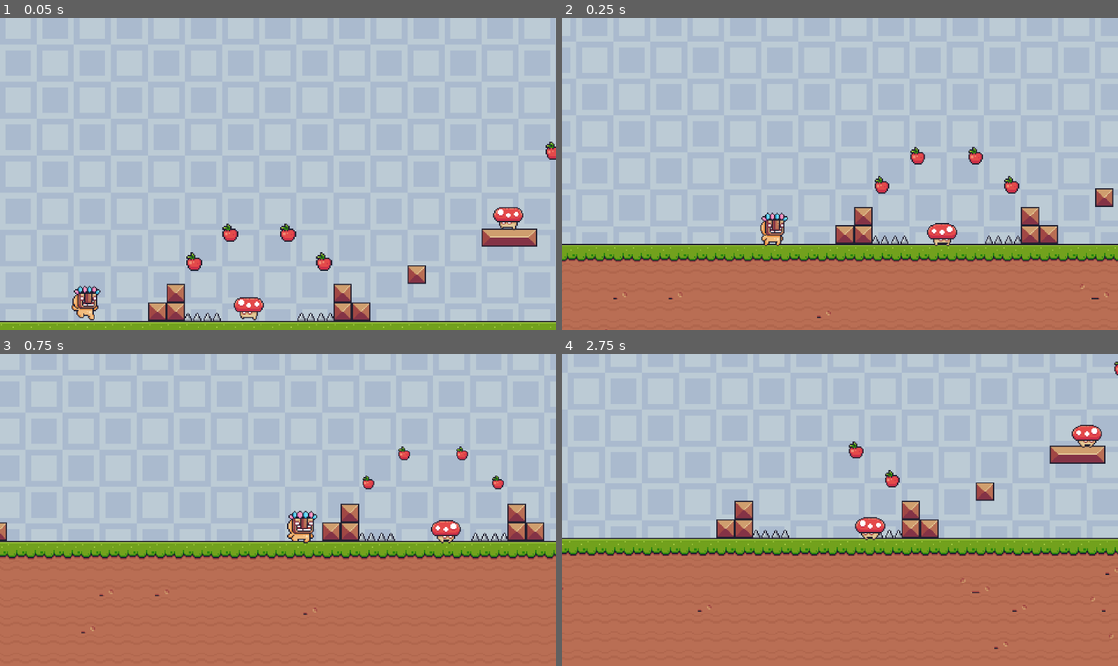
Above: before the commit, frames 1-4 (two rows, left to right).
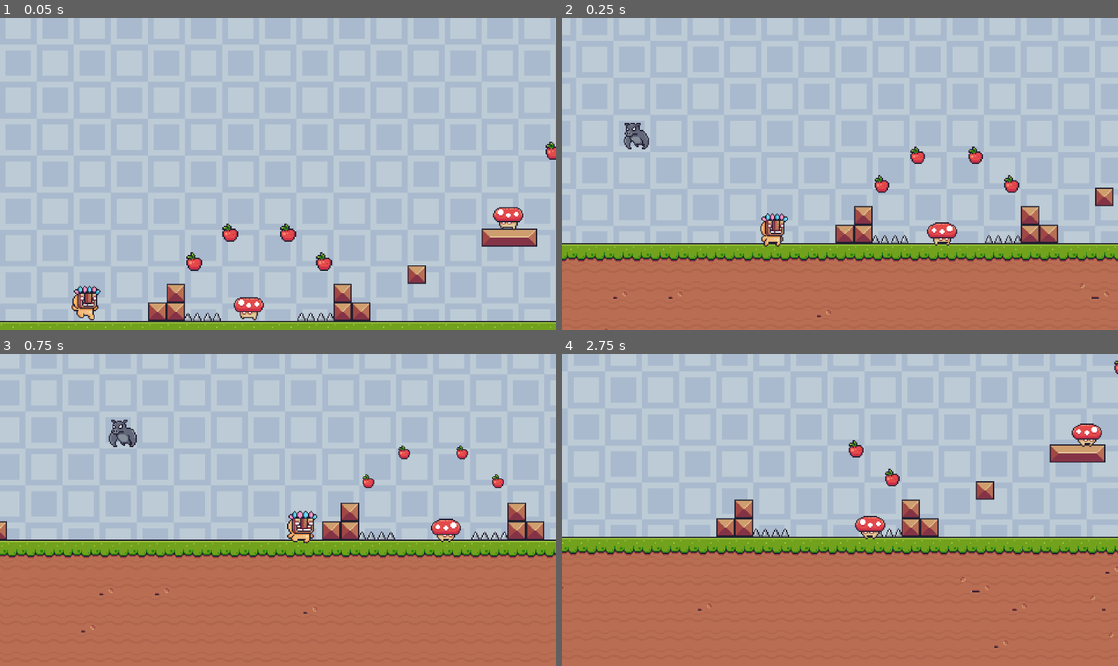
Above: after the commit, the same moments.

Repository: LaSierraDev/godot_practice_2d_platforms
Game: Godot game, scene res://scenes/levels/level_base.tscn
Same seed, same stepped clock (60 frames per second), same inputs: the game is played once before the commit and once after it.
Inputs:
- Up to frame 1 (0.05 s): no input
- Up to frame 2 (0.25 s): no input
- Up to frame 3 (0.75 s): hold D (right) from 0.53 s (still down)
- Up to frame 4 (2.75 s): tap Space (jump) at 0.77, 1.52 s; release D (right) at 2.03 s; hold A (left) from 2.03 s (still down)

Frame 1 is identical in both runs. In frame 2, 3.3% of the frame differs, in the area x 0-100%, y 33-100%; in frame 3, 4.1%; in frame 4, 4.3%, in the area x 0-100%, y 2-95%.

Commit message:
[REFACT] Bat refactoring

Diff:
--- a/scenes/levels/level_base.tscn
+++ b/scenes/levels/level_base.tscn
@@ -186,13 +186,10 @@
 collision_layer = 1
 collision_mask = 1
 
-[node name="Bat" parent="Enemies" unique_id=2035933186 instance=ExtResource("6_dje0g")]
-position = Vector2(765, 61)
+[node name="Bat3" parent="Enemies" unique_id=1206576782 instance=ExtResource("6_dje0g")]
+position = Vector2(-76, 180)
 following_time = 3.0
-
-[node name="Bat2" parent="Enemies" unique_id=368767372 instance=ExtResource("6_dje0g")]
-position = Vector2(1186, 126)
-following_time = 3.0
+wait_time_to_reset_position = 5.0
 
 [node name="Mushroom4" parent="Enemies" unique_id=1756019100 instance=ExtResource("5_6cjw3")]
 position = Vector2(524, 255)
--- a/scenes/player/player.tscn
+++ b/scenes/player/player.tscn
@@ -205,7 +205,7 @@
 }]
 
 [sub_resource type="RectangleShape2D" id="RectangleShape2D_ix64g"]
-size = Vector2(19, 21)
+size = Vector2(19, 20)
 
 [sub_resource type="RectangleShape2D" id="RectangleShape2D_p47bc"]
 size = Vector2(20, 3)
@@ -311,7 +311,7 @@
 frame_progress = 0.069388606
 
 [node name="CollisionShape2D" type="CollisionShape2D" parent="." unique_id=1797229877]
-position = Vector2(0.5, 5.5)
+position = Vector2(0.5, 5)
 shape = SubResource("RectangleShape2D_ix64g")
 
 [node name="CoyoteTriggerArea2D" type="Area2D" parent="." unique_id=1986418193]
--- a/scripts/collectibles/apple.gd
+++ b/scripts/collectibles/apple.gd
@@ -7,5 +7,5 @@
 	apple.area_entered.connect(_on_area_entered)
 
 
-func _on_area_entered(area: Area2D) -> void:
+func _on_area_entered(_area: Area2D) -> void:
 	self.queue_free()
--- a/scripts/enemies/bat.gd
+++ b/scripts/enemies/bat.gd
@@ -9,6 +9,7 @@
 var following_position: Vector2
 
 @export var following_time: float = 3.0
+@export var wait_time_to_reset_position: float = 5.0
 @export var initial_position: Vector2
 
 
@@ -31,6 +32,7 @@
 	if self.position == initial_position:
 		_is_initial_position = true
 	else: _is_initial_position = false
+	print(self.position)
 
 
 func _physics_process(_delta: float) -> void:
@@ -39,10 +41,15 @@
 
 	if _is_following_player:
 		following_position = _player.position
+		_move()
 	elif self.position != initial_position and not _is_following_player:
 		following_position = initial_position
+		_move()
+		await get_tree().create_timer(wait_time_to_reset_position).timeout
+		self.position = initial_position
 
-	_flip()
+
+func _move() -> void:
 	_follow_position()
 	move_and_slide()
 
@@ -52,7 +59,8 @@
 
 
 func _follow_position() -> void:
-	var following_vector: Vector2 = Vector2(following_position - self.position).normalized() #Desde el murcielago hasta el jugador
+	_flip()
+	var following_vector: Vector2 = Vector2(following_position - self.position).normalized()
 	self.velocity = following_vector * speed
 
 
--- a/scripts/enemies/enemy_base.gd
+++ b/scripts/enemies/enemy_base.gd
@@ -85,7 +85,6 @@
 
 
 func _on_screen_entered_screen_notifier() -> void:
-	print("Estoy dentro")
 	_is_inside_screen = true
 	_activation(_is_inside_screen)
 
--- a/scripts/player.gd
+++ b/scripts/player.gd
@@ -118,8 +118,7 @@
 	else: hit()
 
 
-func _on_animation_player_animation_finished(ani_name: StringName) -> void:
-	print("morí")
+func _on_animation_player_animation_finished(_ani_name: StringName) -> void:
 	destroy_me()
 
 
